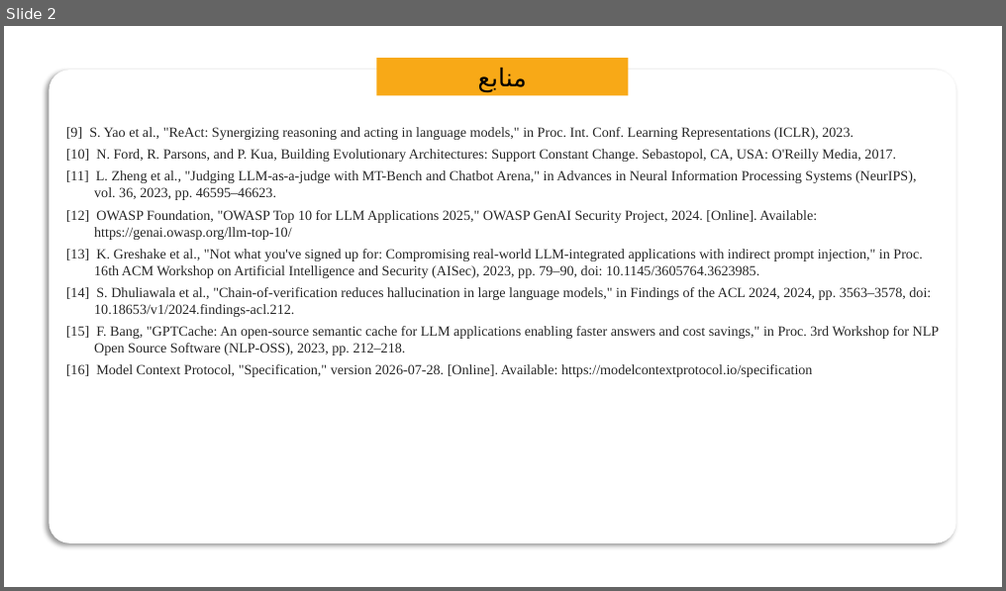
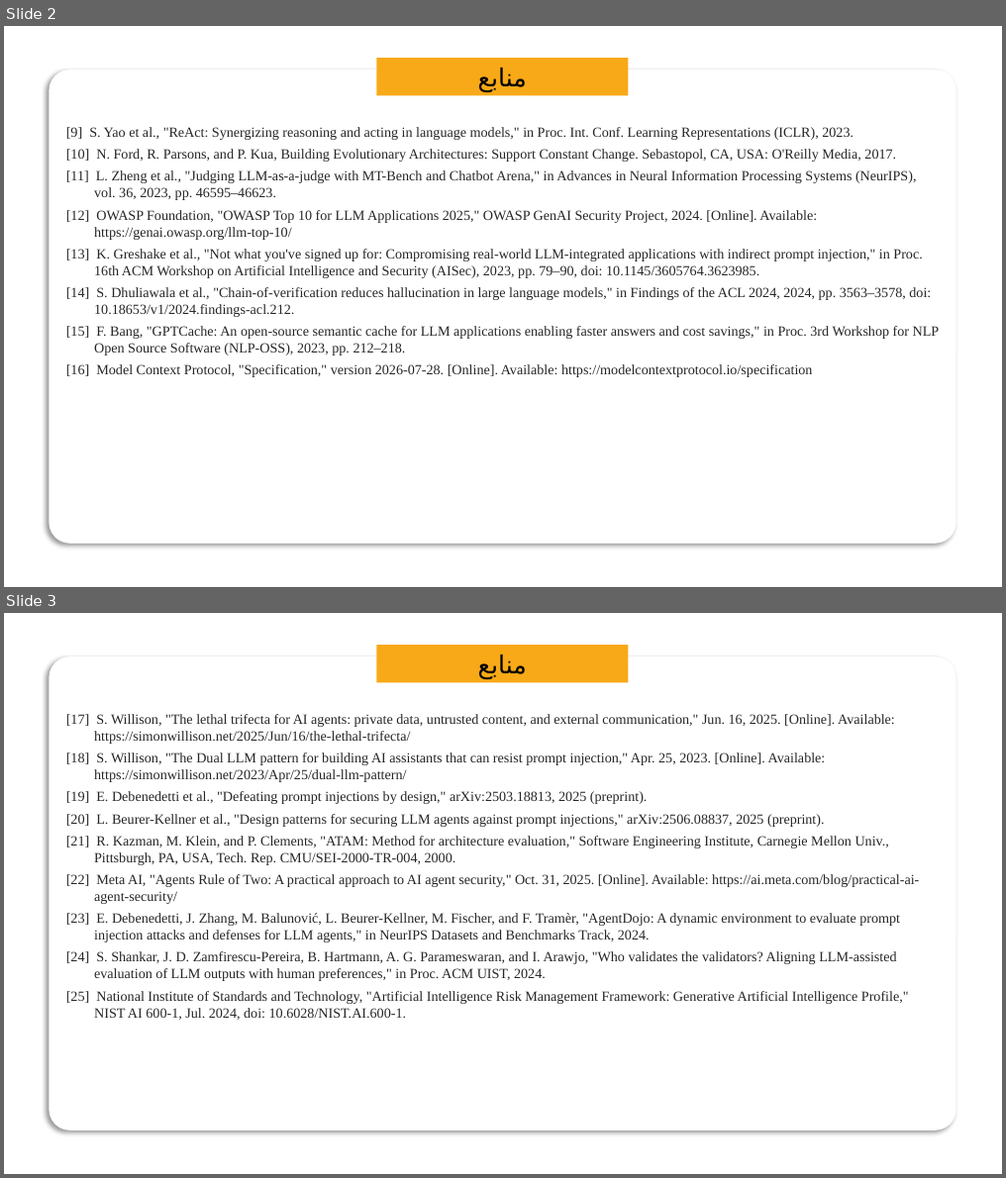
Before and after one commit to MatinGhanbari/ai-native-architecture, a slide deck: shared/slides/references.pptx. Shown one above the other, each under a label of ours: slide 2 before the commit, slides 2 and 3 after it. The pictures are 1006x591 and 1006x1178 pixels, drawn with LibreOffice and Linux fonts; fonts in the diff are those of the drawing. Boxes give left, top, right and bottom in pixels: in the first picture for what was removed or moved away, otherwise in the second. Text is boxed around its words. In the diff, an @@ line names an element or a change of style, - is before the commit and + after.

```diff
--- a/shared/slides/references.pptx
+++ b/shared/slides/references.pptx
@@ slide 3 added at [4, 613, 1002, 1174], background #FFFFFF @@
@@ rounded rectangle added at [49, 657, 956, 1131], fill #FFFFFF @@
@@ rectangle added at [377, 646, 629, 682], fill #F8A917, 24 pt, text #000000 @@
+منابع
@@ text added at [66, 714, 919, 1020], 13.5 pt, text #262626 @@
+[17] S. Willison, "The lethal trifecta for AI agents: private data, untrusted content, and external communication," Jun. 16, 2025. [Online]. Available: https://simonwillison.net/2025/Jun/16/the-lethal-trifecta/
+[18] S. Willison, "The Dual LLM pattern for building AI assistants that can resist prompt injection," Apr. 25, 2023. [Online]. Available: https://simonwillison.net/2023/Apr/25/dual-llm-pattern/
+[19] E. Debenedetti et al., "Defeating prompt injections by design," arXiv:2503.18813, 2025 (preprint).
+[20] L. Beurer-Kellner et al., "Design patterns for securing LLM agents against prompt injections," arXiv:2506.08837, 2025 (preprint).
+[21] R. Kazman, M. Klein, and P. Clements, "ATAM: Method for architecture evaluation," Software Engineering Institute, Carnegie Mellon Univ., Pittsburgh, PA, USA, Tech. Rep. CMU/SEI-2000-TR-004, 2000.
+[22] Meta AI, "Agents Rule of Two: A practical approach to AI agent security," Oct. 31, 2025. [Online]. Available: https://ai.meta.com/blog/practical-ai-agent-security/
+[23] E. Debenedetti, J. Zhang, M. Balunović, L. Beurer-Kellner, M. Fischer, and F. Tramèr, "AgentDojo: A dynamic environment to evaluate prompt injection attacks and defenses for LLM agents," in NeurIPS Datasets and Benchmarks Track, 2024.
+[24] S. Shankar, J. D. Zamfirescu-Pereira, B. Hartmann, A. G. Parameswaran, and I. Arawjo, "Who validates the validators? Aligning LLM-assisted evaluation of LLM outputs with human preferences," in Proc. ACM UIST, 2024.
+[25] National Institute of Standards and Technology, "Artificial Intelligence Risk Management Framework: Generative Artificial Intelligence Profile," NIST AI 600-1, Jul. 2024, doi: 10.6028/NIST.AI.600-1.
```
Also in this commit, not shown: 2 other files.
